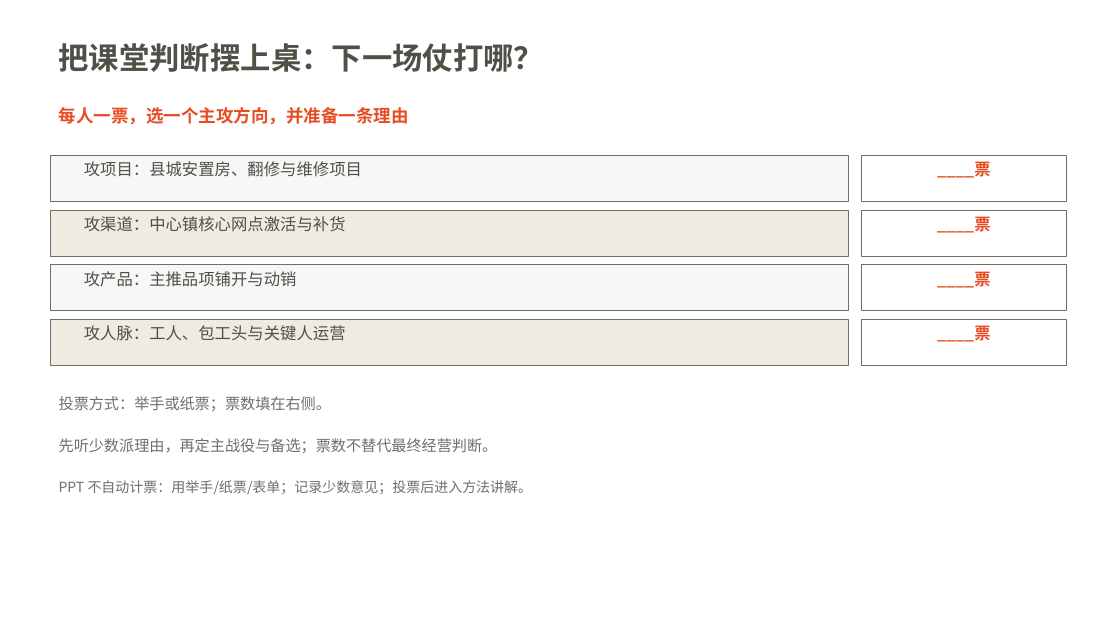
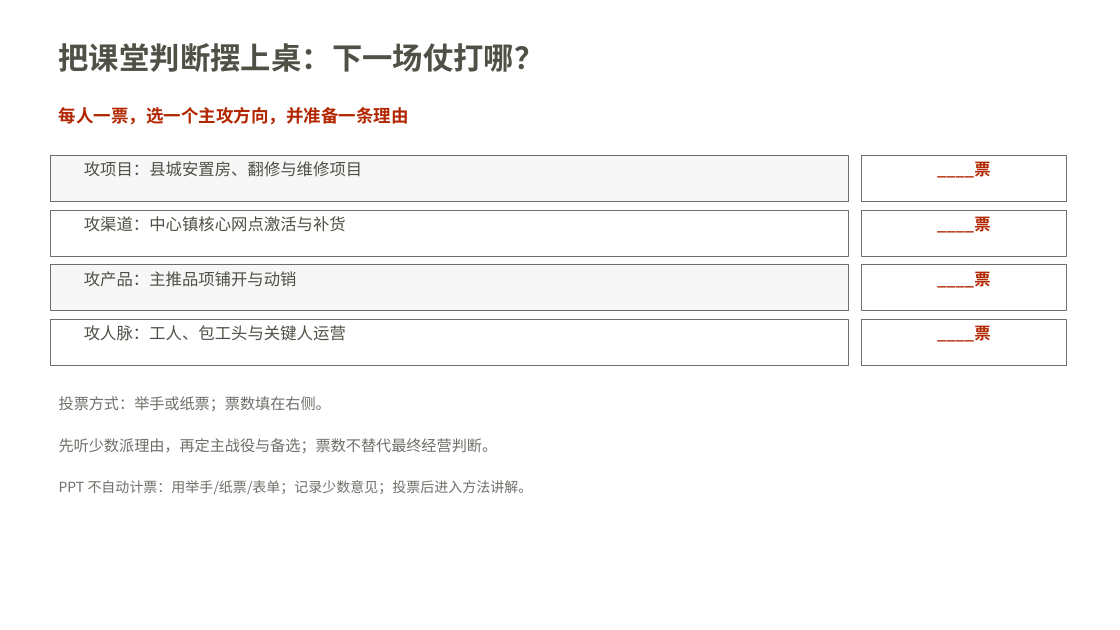
Before and after one commit to swefner/company-ppt-skills, a slide deck: slide 14 of domains/yuhong/assets/components/yuhong-county-course-components-branded.pptx. Drawn at 1120x630 pixels with LibreOffice and Linux fonts; fonts in the diff are those of the drawing; background and template pictures are left out. Boxes give left, top, right and bottom in pixels: in the first picture for what was removed or moved away, otherwise in the second. Text is boxed around its words. In the diff, an @@ line names an element or a change of style, - is before the commit and + after.

Commit message:
Fix color system on new components: deep red text (B22600), white light fills
User review caught two issues: E84C22 (orange-red accent) was used for all text labels, but ppt-design-spec layer 2 requires deep red B22600 for small text/badges; EEECE1 cream alternating fills read as yellow. Fixed slides 8-14 in the official deck (E84C22->B22600, EEECE1->FFFFFF), updated all 6 build scripts' token definitions, re-rendered previews, regenerated catalog/sheets (SHA 93280BD4), synced slots and contract.

```diff
--- a/domains/yuhong/assets/components/yuhong-county-course-components-branded.pptx
+++ b/domains/yuhong/assets/components/yuhong-county-course-components-branded.pptx
@@ rectangle at (50,210,849,256): fill #EEECE1 to #FFFFFF @@
@@ rectangle at (50,319,849,365): fill #EEECE1 to #FFFFFF @@
@@ text colour #E84C22 to #B22600 in 5 elements at (59,107,409,125), (937,161,990,178), (937,216,990,233), (937,271,990,288), (937,325,990,342) @@
```
Also in this commit, not shown: 6 other slides changed, 18 other files.
